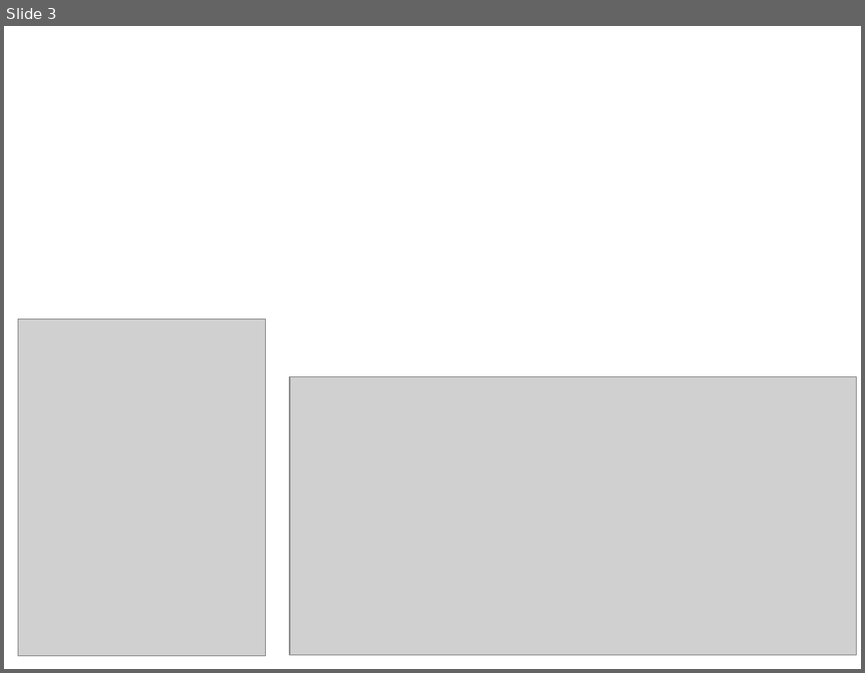
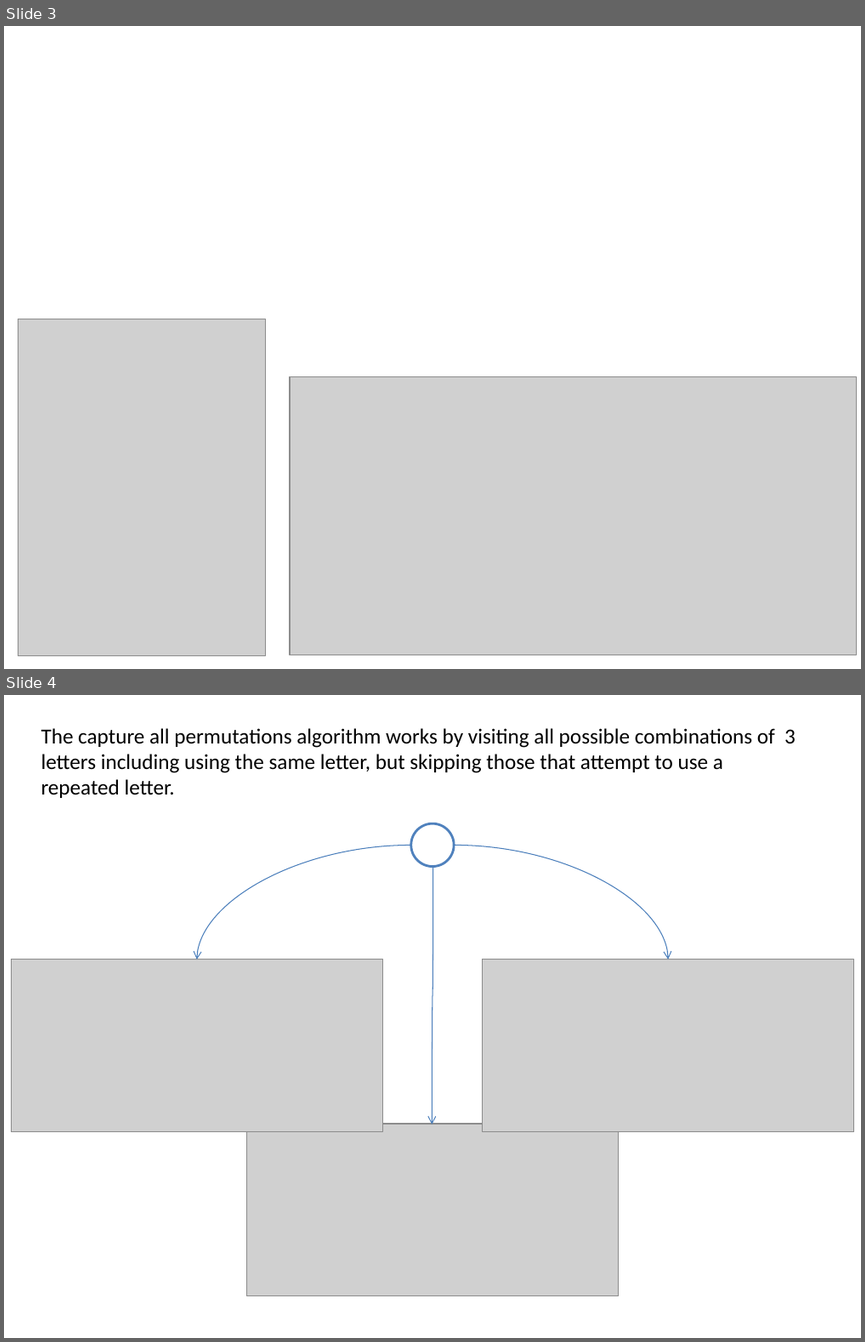
Before and after one commit to edvelezg/unb-java2, a slide deck: EBooks/Diagrams.pptx. Shown one above the other, each under a label of ours: slide 3 before the commit, slides 3 and 4 after it. The pictures are 865x673 and 865x1342 pixels, drawn with LibreOffice and Linux fonts; fonts in the diff are those of the drawing; grey boxes stand for pictures. Boxes give left, top, right and bottom in pixels: in the first picture for what was removed or moved away, otherwise in the second. Text is boxed around its words. In the diff, an @@ line names an element or a change of style, - is before the commit and + after.

```diff
--- a/EBooks/Diagrams.pptx
+++ b/EBooks/Diagrams.pptx
@@ slide 4 added at box(4, 695, 861, 1338), background #FFFFFF @@
@@ text added at box(41, 728, 795, 798), 18 pt, text #000000 @@
+The capture all permutations algorithm works by visiting all possible combinations of 3
+letters including using the same letter, but skipping those that attempt to use a
+repeated letter.
@@ group added at box(11, 823, 853, 1296): 3 pictures, 3 curved arrows, 1 ellipse @@
```
Also in this commit, not shown: 1 other slide added, 1 other file.
